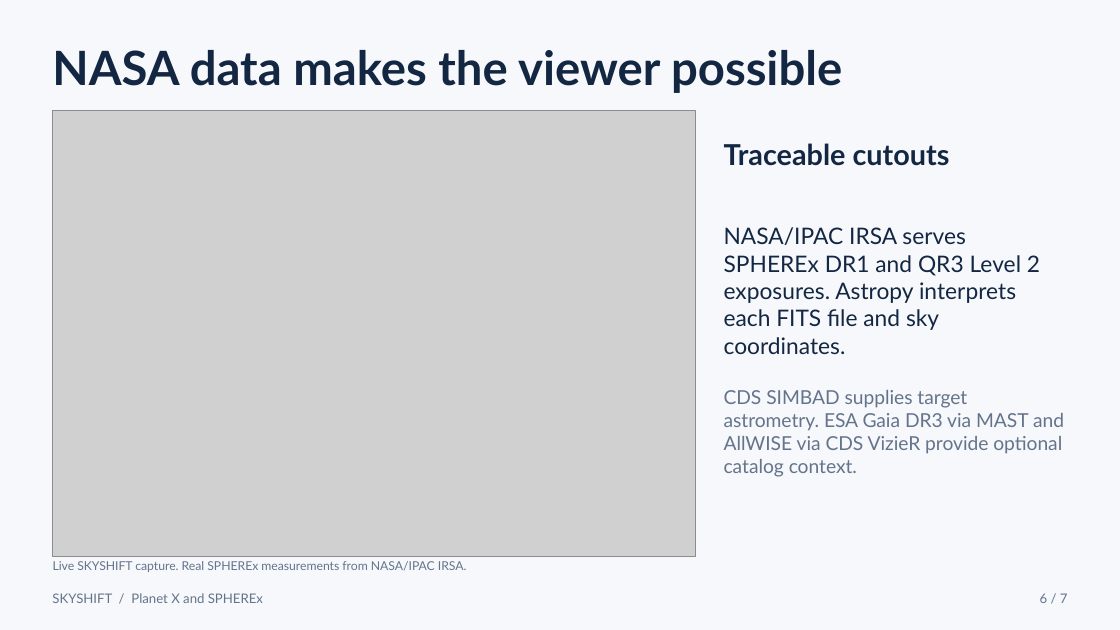
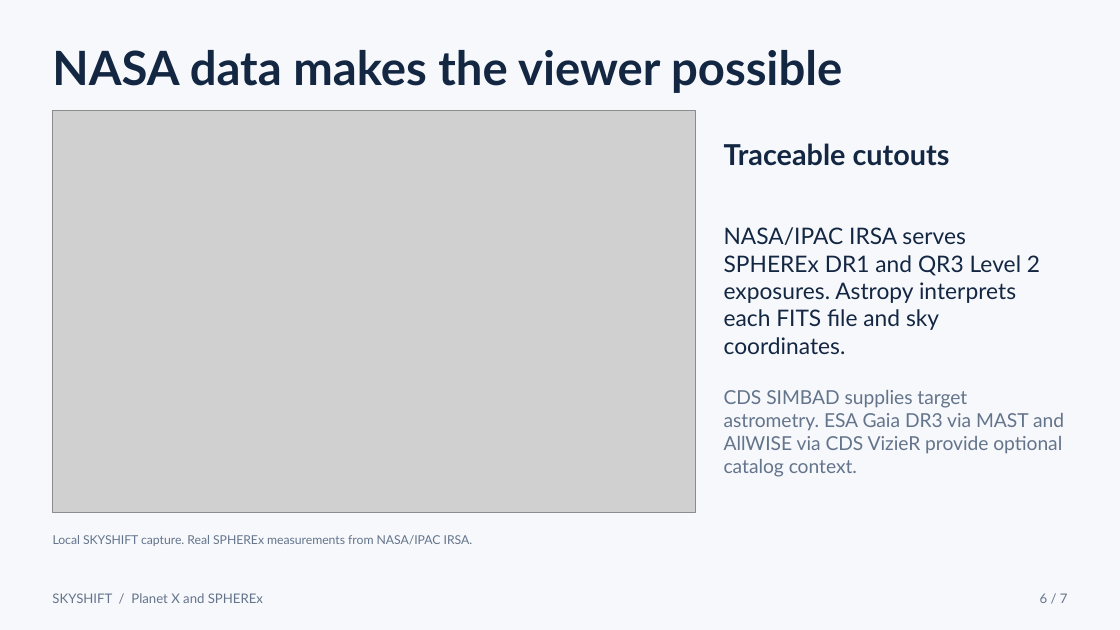
Before and after one commit to MuathYasin000/SKYSHIFT-, a slide deck: slide 6 of docs/demo/SKYSHIFT-demo.pptx. Drawn at 1120x630 pixels with LibreOffice and Linux fonts; fonts in the diff are those of the drawing; grey boxes stand for pictures. Boxes give left, top, right and bottom in pixels: in the first picture for what was removed or moved away, otherwise in the second. Text is boxed around its words. In the diff, an @@ line names an element or a change of style, - is before the commit and + after.

Commit message:
Rebuild the seven-slide demo and project screenshots

```diff
--- a/docs/demo/SKYSHIFT-demo.pptx
+++ b/docs/demo/SKYSHIFT-demo.pptx
@@ picture: place and size @@
-picture at (52,110,696,557)
+picture at (52,110,696,513)
@@ text at (53,535,473,546): text changed @@
-Live SKYSHIFT capture. Real SPHEREx measurements from NASA/IPAC IRSA.
+Local SKYSHIFT capture. Real SPHEREx measurements from NASA/IPAC IRSA.
```
Also in this commit, not shown: 5 other slides changed, 7 other files.
